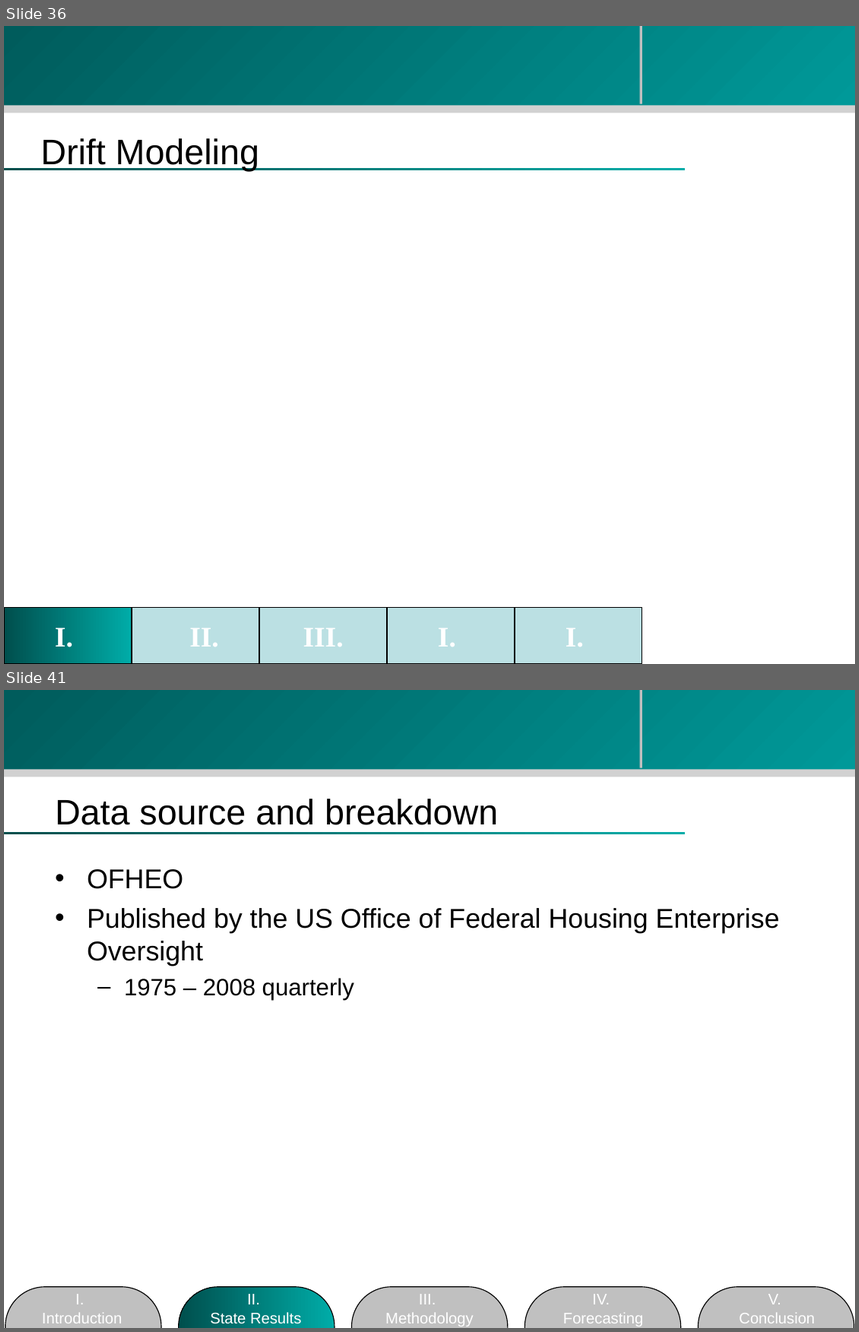
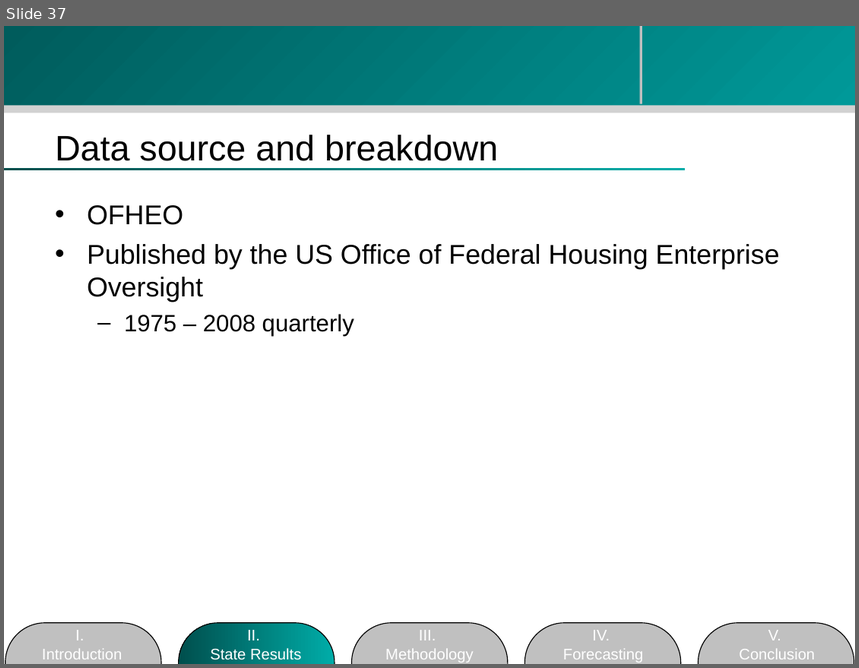
Before and after one commit to zhouzhenghui/svnrepository, a slide deck: SVNRepository/Presentation/M.Eng Final Presentation-take2.ppt. Shown one above the other, each under a label of ours: slides 36 and 41 before the commit, slide 37 after it; the slides between them are not shown. The pictures are 859x1332 and 859x668 pixels, drawn with LibreOffice and Linux fonts; fonts in the diff are those of the drawing; background and template pictures are left out. Boxes give left, top, right and bottom in pixels: in the first picture for what was removed or moved away, otherwise in the second. Text is boxed around its words. In the diff, an @@ line names an element or a change of style, - is before the commit and + after.

```diff
--- a/SVNRepository/Presentation/M.Eng Final Presentation-take2.ppt
+++ b/SVNRepository/Presentation/M.Eng Final Presentation-take2.ppt
@@ slide 36 removed at [4, 26, 855, 664], background #FFFFFF; not listed: 4 template elements that a slide beside it also shows @@
@@ text removed at [40, 138, 259, 172] @@
-Drift Modeling
@@ rectangle removed at [4, 607, 132, 664] @@
@@ rectangle removed at [132, 607, 259, 664] @@
@@ rectangle removed at [259, 607, 387, 664] @@
@@ rectangle removed at [387, 607, 515, 664] @@
@@ rectangle removed at [515, 607, 642, 664] @@
@@ text removed at [55, 628, 73, 648] @@
-I.
@@ text removed at [189, 629, 218, 647] @@
-II.
@@ text removed at [303, 629, 344, 647] @@
-III.
@@ text removed at [438, 629, 456, 647] @@
-I.
@@ text removed at [566, 629, 584, 647] @@
-I.
@@ what was slide 41 is now slide 37 @@
```
Also in this commit, not shown: 5 slides changed, 1 slide added, 8 other slides removed.
